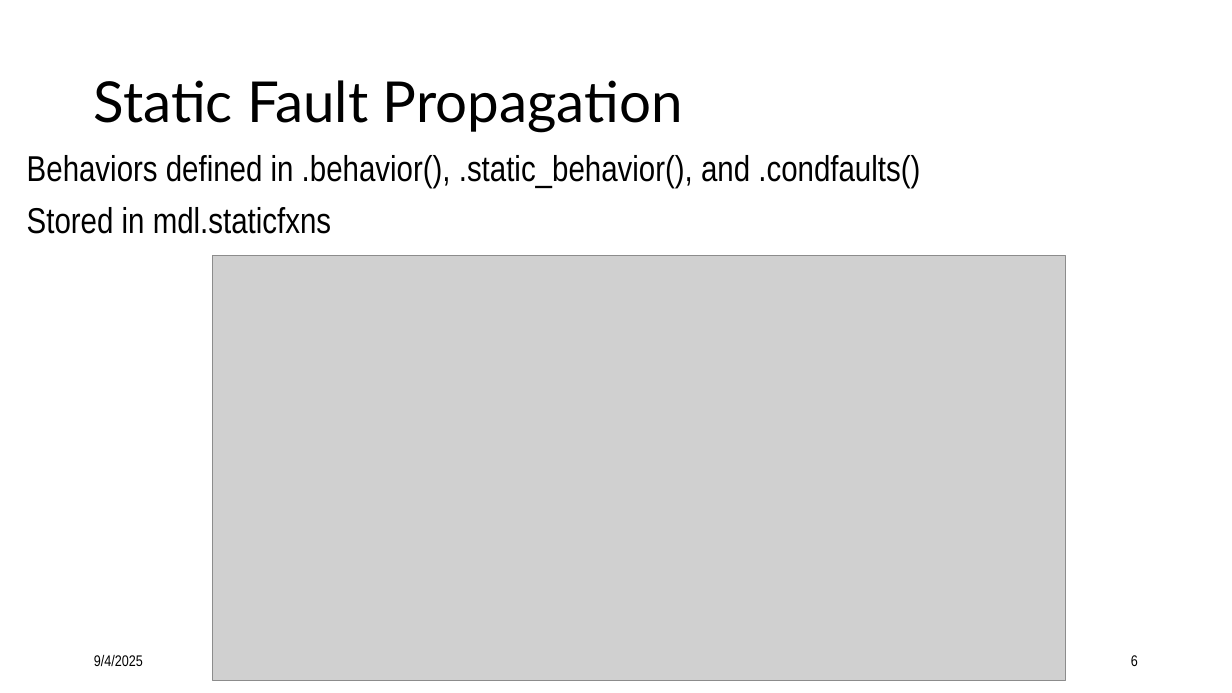
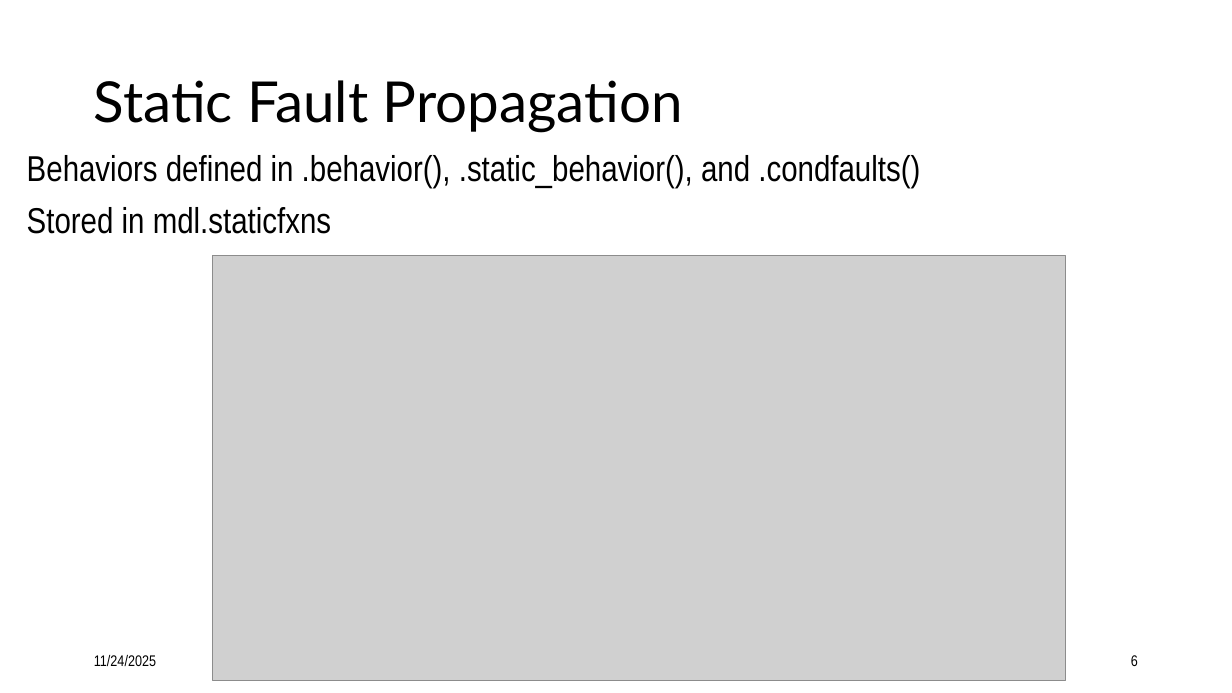
Before and after one commit to nasa/fmdtools, a slide deck: slide 6 of docs-source/figures/powerpoint/powerpoint_figures.pptx. Drawn at 1232x693 pixels with LibreOffice and Linux fonts; fonts in the diff are those of the drawing; grey boxes stand for pictures. Boxes give left, top, right and bottom in pixels: in the first picture for what was removed or moved away, otherwise in the second. Text is boxed around its words. In the diff, an @@ line names an element or a change of style, - is before the commit and + after.

```diff
--- a/docs-source/figures/powerpoint/powerpoint_figures.pptx
+++ b/docs-source/figures/powerpoint/powerpoint_figures.pptx
@@ text at (x1=94, y1=655, x2=156, y2=666): text changed @@
-9/4/2025
+11/24/2025
```
Also in this commit, not shown: 5 other slides changed, 8 other files.
